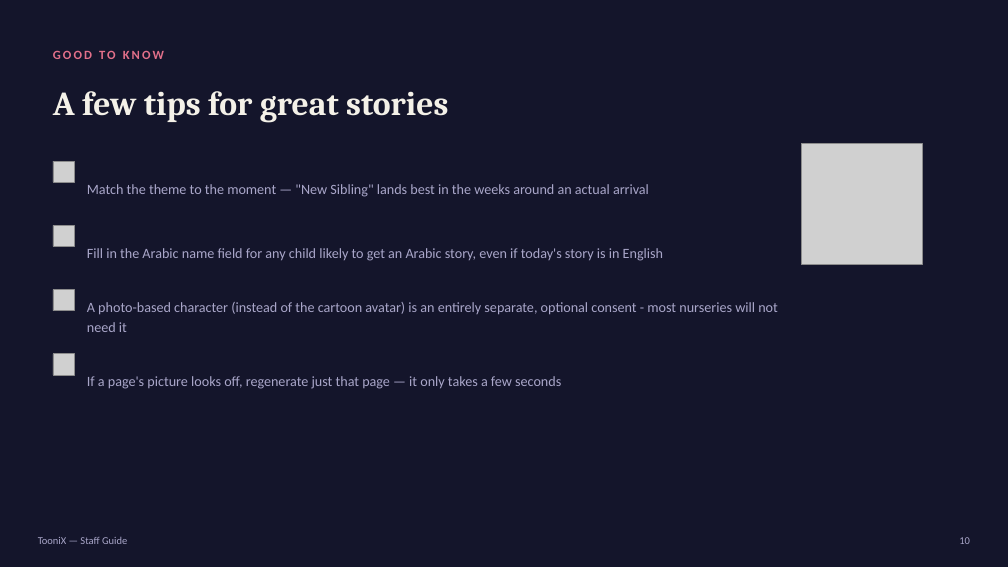
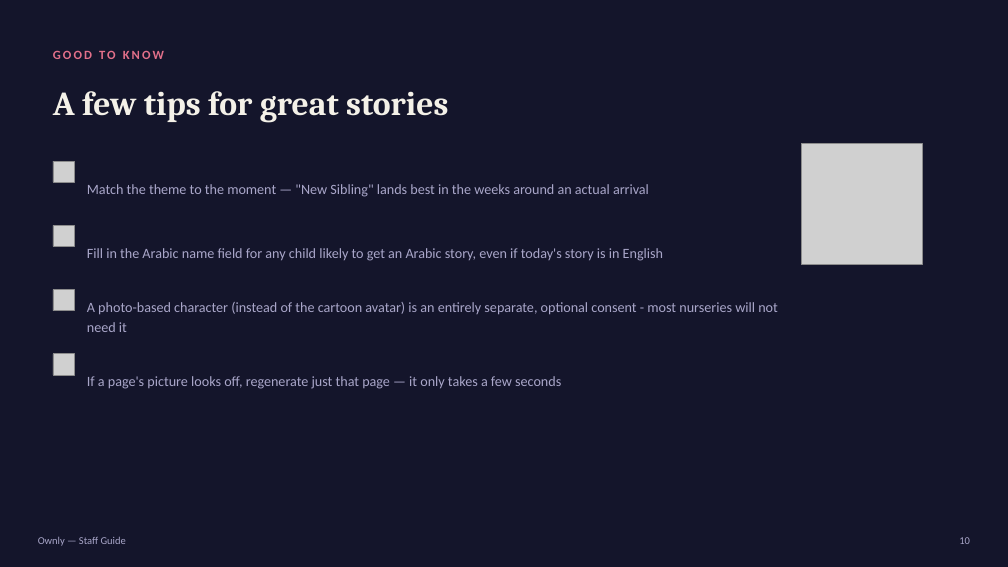
Before and after one commit to PATRIX-Technology/PATRIX-Technology, a slide deck: slide 10 of docs/en/training/staff-guide.pptx. Drawn at 1008x567 pixels with LibreOffice and Linux fonts; fonts in the diff are those of the drawing; grey boxes stand for pictures. Boxes give left, top, right and bottom in pixels: in the first picture for what was removed or moved away, otherwise in the second. Text is boxed around its words. In the diff, an @@ line names an element or a change of style, - is before the commit and + after.

```diff
--- a/docs/en/training/staff-guide.pptx
+++ b/docs/en/training/staff-guide.pptx
@@ text at box(38, 537, 126, 546): text changed @@
-TooniX — Staff Guide
+Ownly — Staff Guide
```
Also in this commit, not shown: 10 other slides changed, 37 other files.
